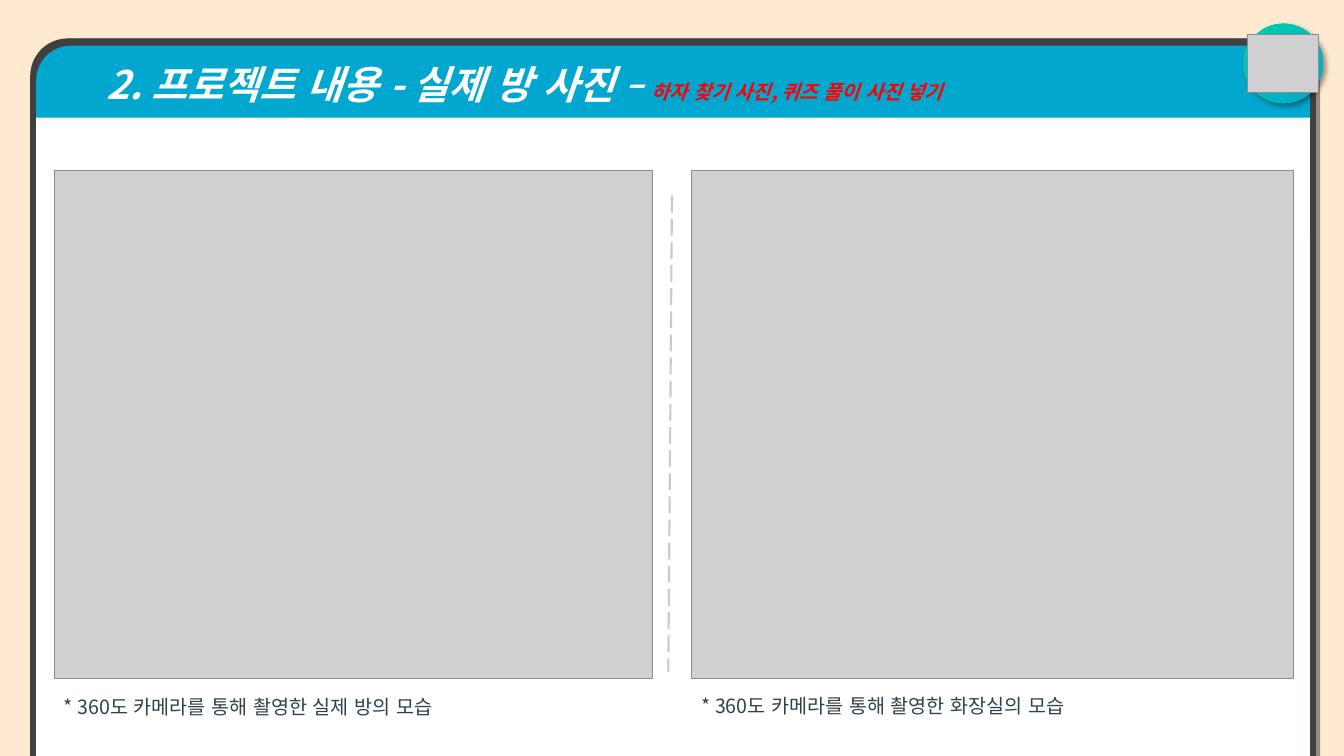
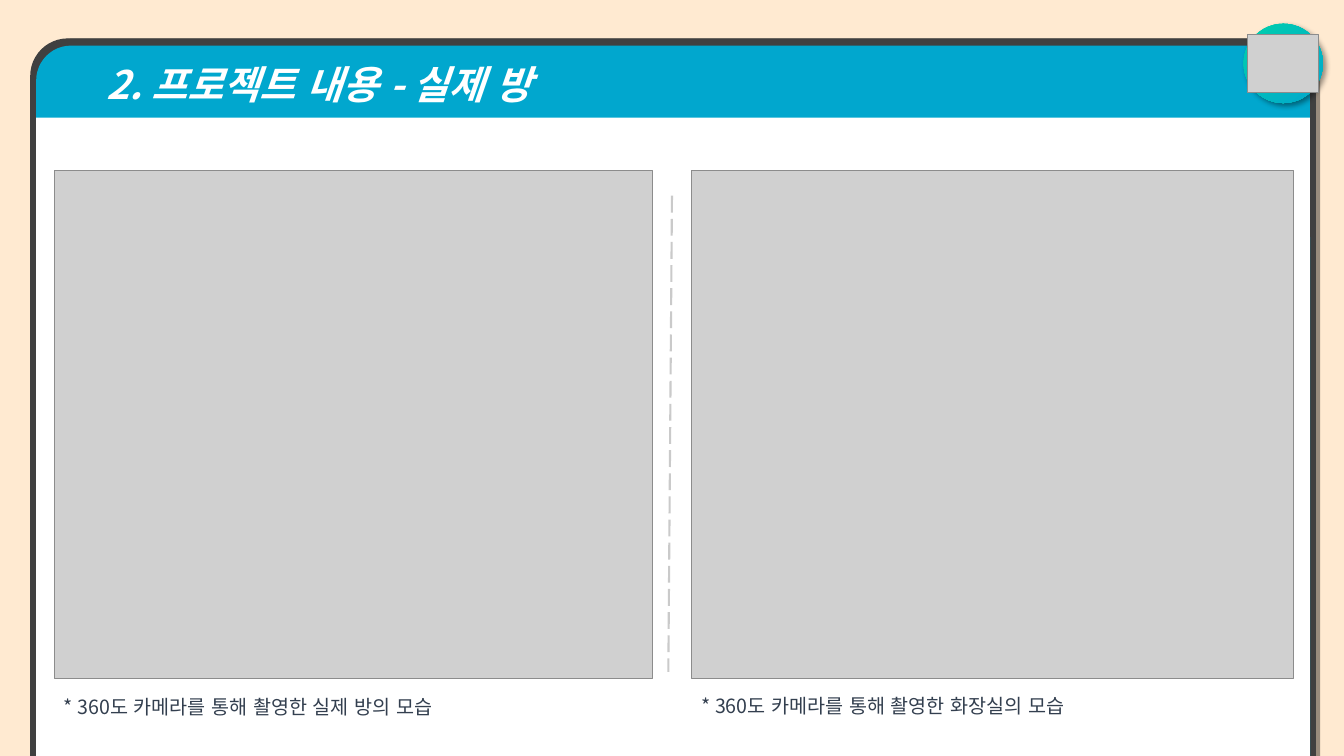
Before and after one commit to jangho1016/2022_1_CapstoneDesign, a slide deck: slide 11 of Final Assignments/파라노이드 팀 발표용 PPT.pptx (slide 7 before the commit). Drawn at 1344x756 pixels with LibreOffice and Linux fonts; fonts in the diff are those of the drawing; grey boxes stand for pictures. Boxes give left, top, right and bottom in pixels: in the first picture for what was removed or moved away, otherwise in the second. Text is boxed around its words. In the diff, an @@ line names an element or a change of style, - is before the commit and + after.

```diff
--- a/Final Assignments/파라노이드 팀 발표용 PPT.pptx
+++ b/Final Assignments/파라노이드 팀 발표용 PPT.pptx
@@ text in round same rect at (107, 66, 532, 103): text changed; size 14 to 28 pt @@
-  2. 프로젝트 내용 - 실제 방 사진 – 하자 찾기 사진, 퀴즈 풀이 사진 넣기
+  2. 프로젝트 내용 - 실제 방
```
Also in this commit, not shown: 3 other slides changed, 5 slides added.
